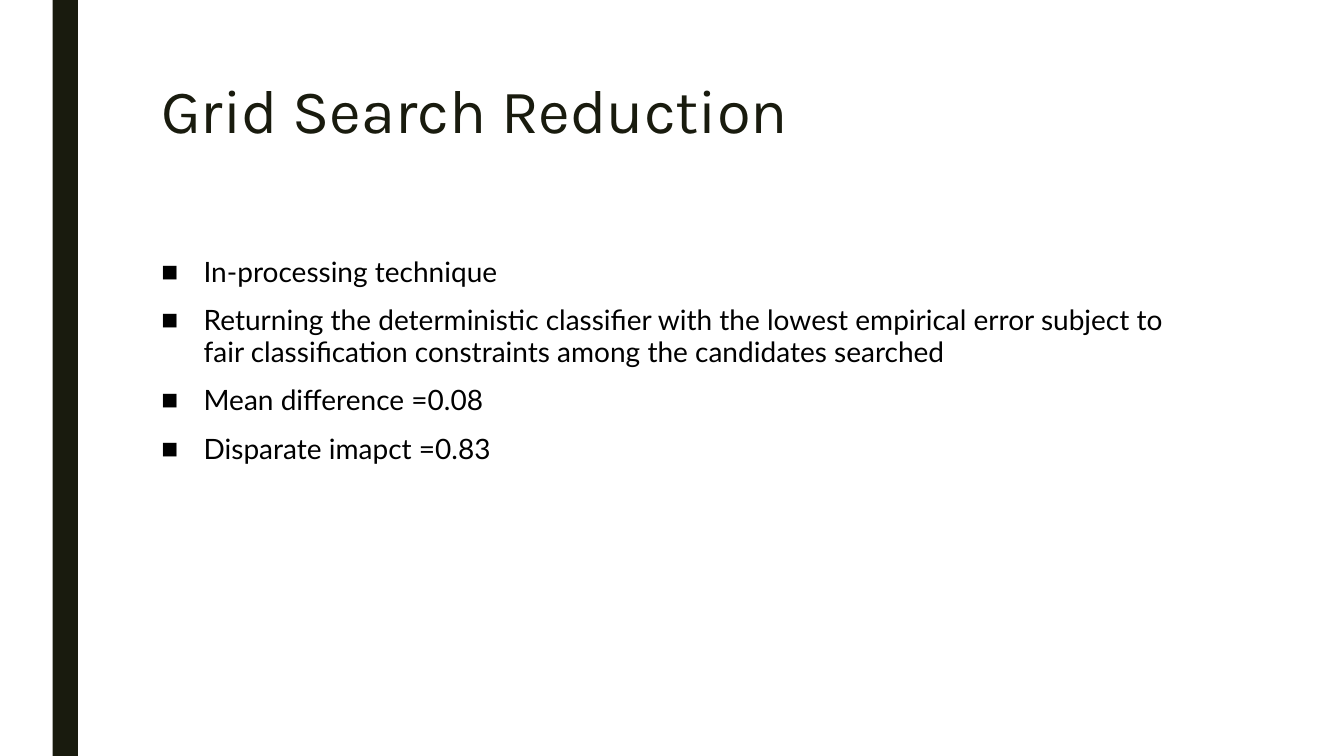
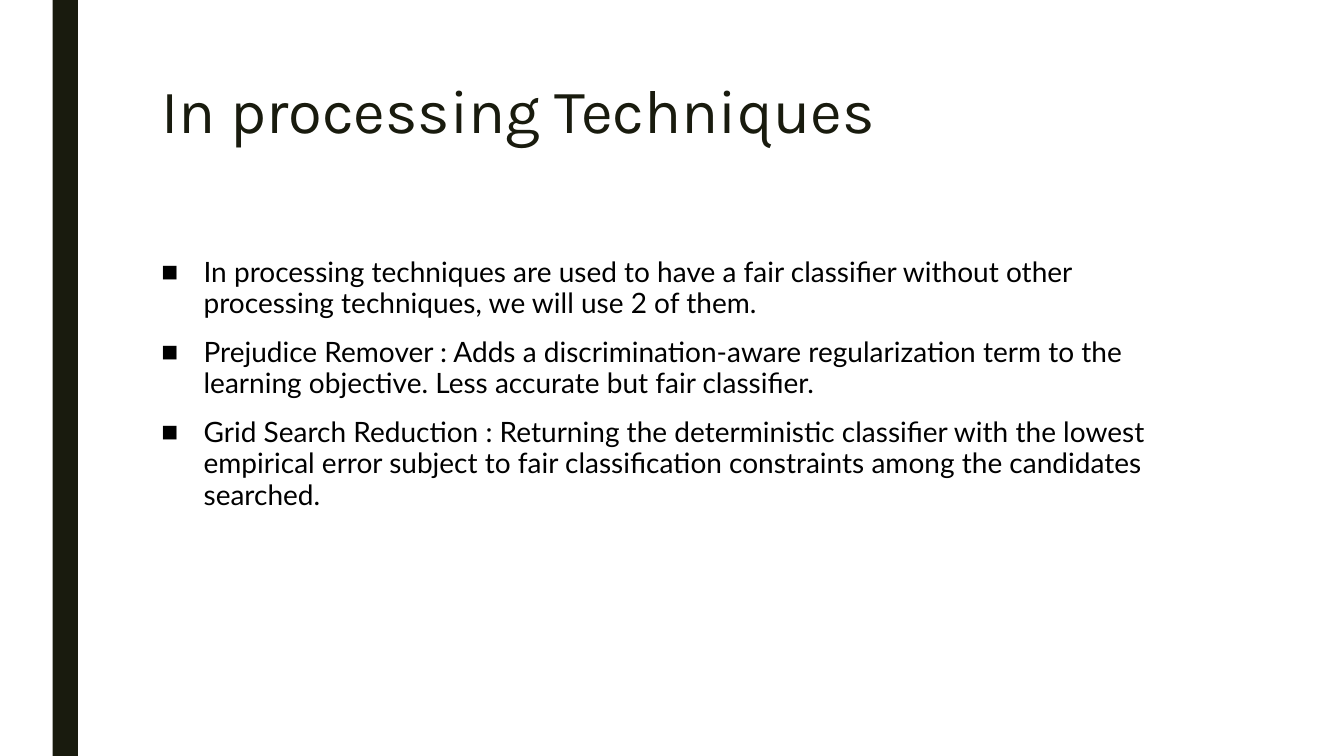
Before and after one commit to Isyohan/Fairness_IA_Project, a slide deck: slide 6 of Présentation.pptx. Drawn at 1344x756 pixels with LibreOffice and Linux fonts; fonts in the diff are those of the drawing. Boxes give left, top, right and bottom in pixels: in the first picture for what was removed or moved away, otherwise in the second. Text is boxed around its words. In the diff, an @@ line names an element or a change of style, - is before the commit and + after.

```diff
--- a/Présentation.pptx
+++ b/Présentation.pptx
@@ title at (161, 90, 874, 148): text changed @@
-Grid Search Reduction
+In processing Techniques
@@ text at (204, 261, 1144, 506): text changed @@
-■ In-processing technique
-■ Returning the deterministic classifier with the lowest empirical error subject to fair classification constraints among the candidates searched
-■ Mean difference =0.08
-■ Disparate imapct =0.83
+■ In processing techniques are used to have a fair classifier without other processing techniques, we will use 2 of them.
+■ Prejudice Remover : Adds a discrimination-aware regularization term to the learning objective. Less accurate but fair classifier.
+■ Grid Search Reduction : Returning the deterministic classifier with the lowest empirical error subject to fair classification constraints among the candidates searched.
```
Also in this commit, not shown: 3 other slides changed, 1 other file.
